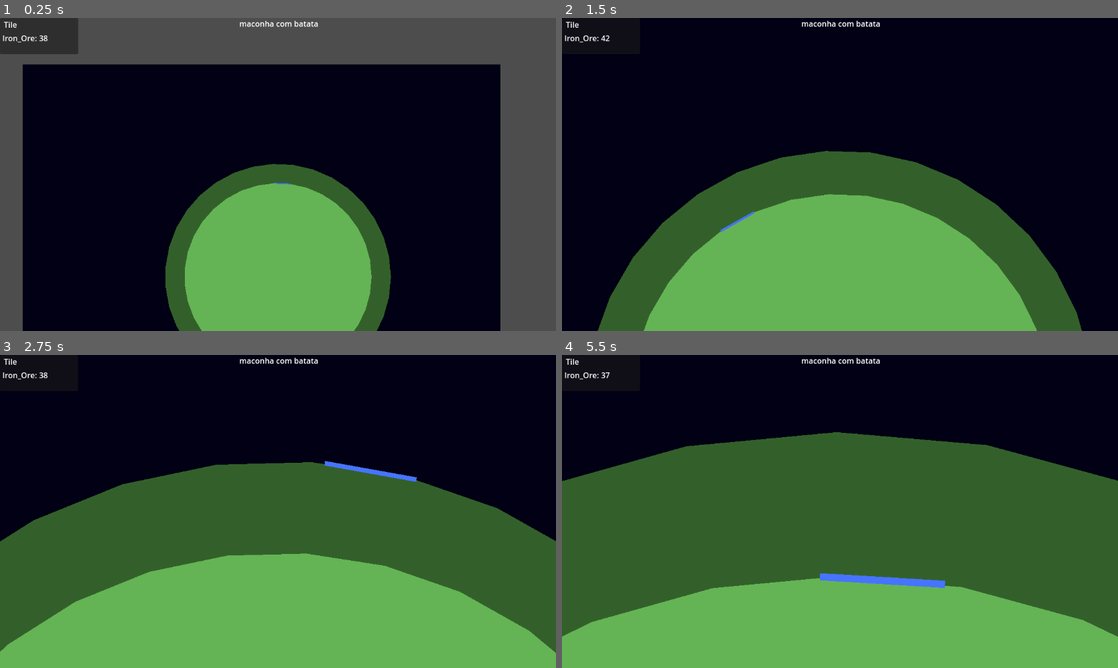
Above: before the commit, frames 1-4 (two rows, left to right).
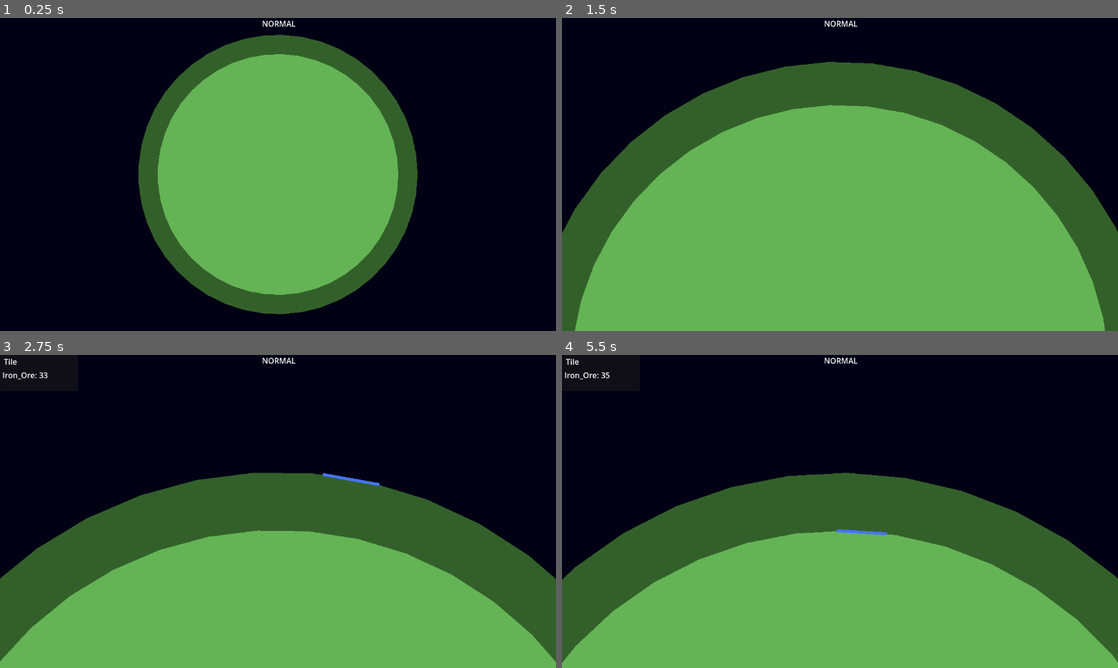
Above: after the commit, the same moments.

Repository: Hotdogomaster/No-Space-Left
Game: Godot game, scene res://Scenes/Main/main.tscn
Two runs of this game, one before a commit and one after it. Both use one fixed random seed, a clock stepped at 60 frames per second and the inputs below.
Inputs (mouse positions are in pixels of both pictures, inside the frame that each line leads up to):
- Up to frame 1 (0.25 s): no input
- Up to frame 2 (1.5 s): tap Enter at 0.5 s; move the mouse to (962, 158) at 0.52 s; hold D (Rotate_right) 0.53-1.28 s; tap Mouse wheel up (Zoom_in) at 0.6 s; move the mouse to (728, 190) at 1.27 s; hold A (Rotate_left) from 1.28 s (still down); click (728, 190) at 1.35 s
- Up to frame 3 (2.75 s): tap Mouse wheel up (Zoom_in) at 1.55, 2.3 s; move the mouse to (333, 442) at 2.02 s; release A (Rotate_left) at 2.03 s; hold D (Rotate_right) from 2.03 s (still down); hold Right mouse button (Right_Click) from 2.03 s (still down)
- Up to frame 4 (5.5 s): move the mouse to (812, 574) at 2.77 s; release Right mouse button (Right_Click) at 2.78 s; tap Mouse wheel up (Zoom_in) at 2.85, 3.8, 4.55, 5.3 s; move the mouse to (1006, 558) at 3.52 s; release D (Rotate_right) at 3.53 s; hold A (Rotate_left) from 3.53 s (still down); tap Mouse wheel down (Zoom_out) at 3.6 s; move the mouse to (673, 464) at 4.27 s; tap 1 at 4.35 s; move the mouse to (867, 511) at 5.02 s; tap 2 at 5.1 s

The runs differ from the first frame. In frame 1, 55% of the frame differs, in the area x 0-100%, y 0-100%; in frame 2, 48%; in frame 3, 11%; in frame 4, 28%.

Commit message:
Dynamic Camera Improvement
Agora a camera altera a posição Y dela de acordo com o zoom da camera.

Diff:
--- a/Scenes/Main/main.tscn
+++ b/Scenes/Main/main.tscn
@@ -19,7 +19,7 @@
 ore_distribution = Array[float]([18.0, 33.0])
 global_richness = 0.8
 starchart_position = Vector2(0, 0)
-planet_size = 35
+planet_size = 45
 
 [sub_resource type="LabelSettings" id="LabelSettings_0okpa"]
 font_size = 12
@@ -32,10 +32,10 @@
 planet = NodePath("Virtual Planet")
 
 [node name="ColorRect" type="ColorRect" parent="."]
-offset_left = -747.0
-offset_top = -450.0
-offset_right = 1728.0
-offset_bottom = 1294.0
+offset_left = -1731.0
+offset_top = -1180.0
+offset_right = 2972.0
+offset_bottom = 2570.0
 color = Color(0.00392157, 0, 0.0784314, 1)
 
 [node name="Virtual Planet" parent="." node_paths=PackedStringArray("inner_crust", "outer_crust", "highlight") instance=ExtResource("1_nkwgi")]
@@ -63,7 +63,6 @@
 
 [node name="Camera2D" type="Camera2D" parent="." node_paths=PackedStringArray("planet")]
 position = Vector2(576, 650)
-offset = Vector2(0, -100)
 zoom = Vector2(0.4, 0.4)
 script = ExtResource("4_mqgaq")
 planet = NodePath("../Virtual Planet")
@@ -123,7 +122,7 @@
 offset_left = 417.0
 offset_right = 740.0
 offset_bottom = 23.0
-text = "maconha com batata"
+text = "NORMAL"
 horizontal_alignment = 1
 script = ExtResource("6_irovj")
 
--- a/Scripts/Objects/Camera.gd
+++ b/Scripts/Objects/Camera.gd
@@ -3,33 +3,40 @@
 
 # Configurações de Zoom
 @export var zoom_speed: float = 0.5  # O quão "forte" é cada clique
-@export var lerp_speed: float = 10.0 # O quão suave é a transição
-@export var min_zoom: float = 0.8
-@export var max_zoom: float = 3.0
+@export var lerp_speed: float = 5.0 # O quão suave é a transição
+@export var min_zoom: float = 0.4
+@export var max_zoom: float = 1.2
 
 @export var planet: VirtualPlanet
 
 # Variável para armazenar o zoom que desejamos alcançar
 var target_zoom: Vector2
 
+var tween: Tween
+
+var final_pos: float
+var early_pos: float
+
 func _ready() -> void:
+
 	target_zoom = zoom
 	var radius = (planet.planet.planet_size * planet.face_size)/ TAU
-	position.y = planet.position.y - radius + 55
+
+	final_pos = radius
+	early_pos = planet.position.y
+	position.y = early_pos
 
 func _process(delta: float) -> void:
-	handle_input()
+	handle_input(delta)
+	run_lerp(delta)
 
-	# O LERP acontece aqui:
-	# Ele move o zoom atual em direção ao target_zoom suavemente
-	zoom = zoom.lerp(target_zoom, lerp_speed * delta)
 
-func handle_input():
+func handle_input(delta):
 	# Input para aumentar o zoom (aproximar)
 	var zoomY: float
 	if Input.is_action_just_pressed("Zoom_in"):
 		set_zoom_target(target_zoom.x + zoom_speed)
-
+		#run_tween(delta)
 
 
 	# Input para diminuir o zoom (afastar)
@@ -42,3 +49,29 @@
 	# Clamp garante que o valor fique entre o mínimo e o máximo
 	var new_zoom = clamp(value, min_zoom, max_zoom)
 	target_zoom = Vector2(new_zoom, new_zoom)
+
+func run_lerp(delta):
+	# 1. Atualiza o zoom primeiro
+	zoom = lerp(zoom, target_zoom, lerp_speed * delta)
+
+	# 2. Definimos os dois destinos possíveis:
+	var centro_do_planeta = early_pos # Geralmente a posição do VirtualPlanet
+
+	var half_viewport = 320.0
+	# Posição calculada para manter a borda em -300
+	var posicao_superficie = (early_pos - final_pos - 300) + (half_viewport / zoom.x)
+
+	# 3. Criamos um "Peso" (0.0 a 1.0) baseado no zoom atual
+	# Quando zoom é 0.4 (min), peso é 0.0 -> Foca no Centro
+	# Quando zoom aumenta, peso vai para 1.0 -> Foca na Superfície
+	var peso = remap(zoom.x, min_zoom, max_zoom, 0.0, 1.0)
+
+	# Suavizamos o peso com um ease para a transição não ser linear
+	# Um valor de 2.0 faz com que ele fique no centro por mais tempo antes de subir
+	var peso_suave = ease(peso, 0.5)
+
+	# 4. A posição final é uma mistura das duas
+	var target_y = lerp(centro_do_planeta, posicao_superficie, peso_suave)
+
+	# 5. Aplica o movimento
+	position.y = lerp(position.y, target_y, lerp_speed * delta)
